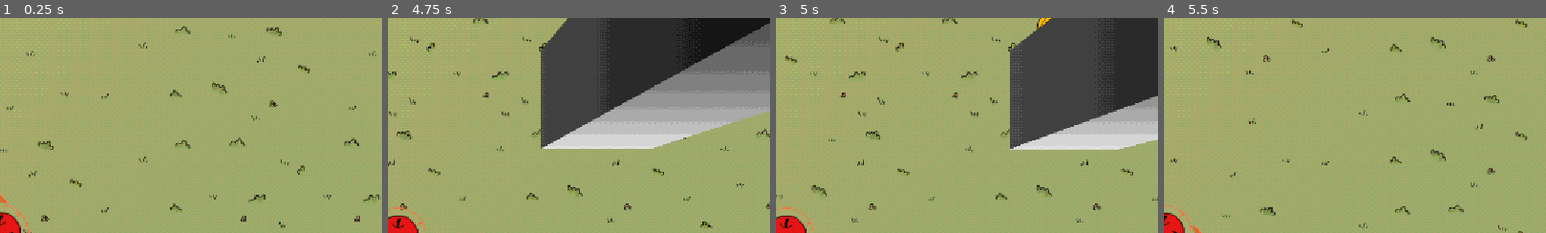
Above: before the commit, frames 1-4 (left to right).
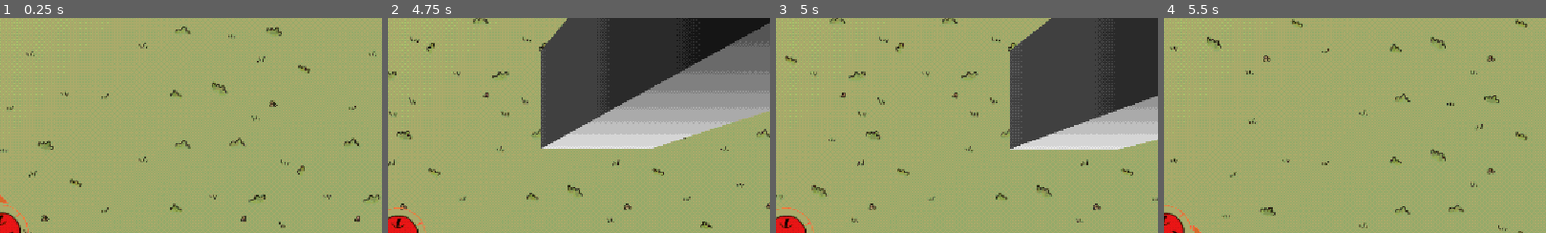
Above: after the commit, the same moments.

Repository: CasualShrub/arrow-head
Game: Godot game, scene res://scenes/levels/level_5.tscn
The game is run twice, just before and just after one commit, with the same random seed, the same clock (stepped at 60 frames per second) and the same inputs. This scene is started directly instead of the project's main scene. Sound files missing from this copy of the repository are replaced by a short silence.
Inputs (mouse positions are % of the whole screen's width and height, from its top left):
- Up to frame 1 (0.25 s): no input
- Up to frame 2 (4.75 s): tap Enter at 0.5 s; move the mouse to (72, 45) at 0.52 s; hold D (move_right) 0.53-1.28 s; hold Space (fire) 0.53-1.28 s; move the mouse to (30, 55) at 1.27 s; hold S (move_down) 1.28-2.03 s; tap Space (fire) at 1.35, 2.85, 4.55 s; move the mouse to (60, 28) at 2.02 s; hold D (move_right) 2.03-2.78 s; hold Space (fire) 2.03-2.78 s; tap R at 2.1, 4.35 s; move the mouse to (45, 70) at 2.77 s; hold W (move_up) 2.78-3.53 s; move the mouse to (80, 65) at 3.52 s; hold Space (fire) 3.53-4.28 s; hold A (move_left) from 3.53 s (still down); move the mouse to (20, 35) at 4.27 s
- Up to frame 3 (5 s): keep holding A (move_left)
- Up to frame 4 (5.5 s): move the mouse to (55, 50) at 5.02 s; release A (move_left) at 5.03 s; hold S (move_down) from 5.03 s (still down); hold Space (fire) from 5.03 s (still down)
The pictures show only the part of the screen within x 50-100%, y 0-50%; the shares and areas given below are measured in that part.

Frames 1-2 are identical in both runs. In frame 3, 0.1% of the frame differs, in the area x 68-72%, y 0-6%; in frame 4, nothing differs.

Commit message:
lv 4 5 changes, fire and frost enemies (sprite and arrow pattern put together)

Diff:
--- a/scenes/enemies/enemy_bananarotten.tscn
+++ b/scenes/enemies/enemy_bananarotten.tscn
@@ -2,8 +2,26 @@
 
 [ext_resource type="PackedScene" uid="uid://b8rs35o7f45v0" path="res://scenes/enemies/enemy.tscn" id="1_tn6su"]
 [ext_resource type="SpriteFrames" uid="uid://c7kn4in7r1h6v" path="res://sprite_frames/bananarotten_frames.tres" id="2_2ktxe"]
+[ext_resource type="Script" uid="uid://d04k7pxjd2u24" path="res://scripts/arrow_pattern.gd" id="2_t6ai2"]
+[ext_resource type="Script" uid="uid://r4qbgt6it8lb" path="res://scripts/firing_instance.gd" id="3_ek4vn"]
+[ext_resource type="PackedScene" uid="uid://byh737vkctruq" path="res://scenes/arrows/arrow_fire.tscn" id="4_2b6tm"]
+
+[sub_resource type="Resource" id="Resource_asjij"]
+script = ExtResource("3_ek4vn")
+type = ExtResource("4_2b6tm")
+starting_delay = 0.1
+instance_delay = 0.1
+metadata/_custom_type_script = "uid://r4qbgt6it8lb"
+
+[sub_resource type="Resource" id="Resource_0dieb"]
+script = ExtResource("2_t6ai2")
+recovery = 2.0
+instances = Array[ExtResource("3_ek4vn")]([SubResource("Resource_asjij")])
+metadata/_custom_type_script = "uid://d04k7pxjd2u24"
 
 [node name="Enemy" unique_id=71488470 instance=ExtResource("1_tn6su")]
+patterns = Array[ExtResource("2_t6ai2")]([SubResource("Resource_0dieb")])
+alwayds_alert = false
 
 [node name="Sprite" parent="." index="5" unique_id=1091610106]
 sprite_frames = ExtResource("2_2ktxe")
--- /dev/null
+++ b/scenes/enemies/enemy_bananarotten_line.tscn
@@ -0,0 +1,24 @@
+[gd_scene format=3 uid="uid://c5i7j0ac0apq"]
+
+[ext_resource type="PackedScene" uid="uid://db0ry36fopb12" path="res://scenes/enemies/enemy_bananarotten.tscn" id="1_763f7"]
+[ext_resource type="Script" uid="uid://d04k7pxjd2u24" path="res://scripts/arrow_pattern.gd" id="2_t034d"]
+[ext_resource type="Script" uid="uid://r4qbgt6it8lb" path="res://scripts/firing_instance.gd" id="3_p4p3l"]
+[ext_resource type="PackedScene" uid="uid://byh737vkctruq" path="res://scenes/arrows/arrow_fire.tscn" id="4_ouoal"]
+
+[sub_resource type="Resource" id="Resource_iv3c4"]
+script = ExtResource("3_p4p3l")
+type = ExtResource("4_ouoal")
+starting_delay = 0.1
+instance_delay = 0.1
+count = 3
+max_count = 5
+metadata/_custom_type_script = "uid://r4qbgt6it8lb"
+
+[sub_resource type="Resource" id="Resource_xnm8p"]
+script = ExtResource("2_t034d")
+recovery = 4.0
+instances = Array[ExtResource("3_p4p3l")]([SubResource("Resource_iv3c4")])
+metadata/_custom_type_script = "uid://d04k7pxjd2u24"
+
+[node name="Enemy" unique_id=71488470 instance=ExtResource("1_763f7")]
+patterns = Array[ExtResource("2_t034d")]([SubResource("Resource_xnm8p")])
--- a/scenes/enemies/enemy_bananaunripe.tscn
+++ b/scenes/enemies/enemy_bananaunripe.tscn
@@ -1,12 +1,27 @@
 [gd_scene format=3 uid="uid://kwovebw0p15w"]
 
 [ext_resource type="PackedScene" uid="uid://b8rs35o7f45v0" path="res://scenes/enemies/enemy.tscn" id="1_7ifjg"]
+[ext_resource type="Script" uid="uid://d04k7pxjd2u24" path="res://scripts/arrow_pattern.gd" id="2_1j3h3"]
 [ext_resource type="SpriteFrames" uid="uid://dq7pl0h6fmit4" path="res://sprite_frames/bananaunripe_frames.tres" id="2_o72bl"]
+[ext_resource type="Script" uid="uid://r4qbgt6it8lb" path="res://scripts/firing_instance.gd" id="3_77x10"]
+[ext_resource type="PackedScene" uid="uid://5ljerioubp6c" path="res://scenes/arrows/arrow_frost.tscn" id="4_8hwpc"]
+
+[sub_resource type="Resource" id="Resource_3bk7b"]
+script = ExtResource("3_77x10")
+type = ExtResource("4_8hwpc")
+starting_delay = 0.1
+instance_delay = 0.1
+metadata/_custom_type_script = "uid://r4qbgt6it8lb"
+
+[sub_resource type="Resource" id="Resource_ej4yd"]
+script = ExtResource("2_1j3h3")
+recovery = 2.0
+instances = Array[ExtResource("3_77x10")]([SubResource("Resource_3bk7b")])
+metadata/_custom_type_script = "uid://d04k7pxjd2u24"
 
 [node name="Enemy" unique_id=71488470 instance=ExtResource("1_7ifjg")]
+patterns = Array[ExtResource("2_1j3h3")]([SubResource("Resource_ej4yd")])
+alwayds_alert = false
 
 [node name="Sprite" parent="." index="5" unique_id=1091610106]
 sprite_frames = ExtResource("2_o72bl")
-animation = &"default"
-frame = 0
-frame_progress = 0.0
--- /dev/null
+++ b/scenes/enemies/enemy_bananaunripe_spray.tscn
@@ -0,0 +1,26 @@
+[gd_scene format=3 uid="uid://b0566e6bt2wnb"]
+
+[ext_resource type="PackedScene" uid="uid://kwovebw0p15w" path="res://scenes/enemies/enemy_bananaunripe.tscn" id="1_iajye"]
+[ext_resource type="Script" uid="uid://d04k7pxjd2u24" path="res://scripts/arrow_pattern.gd" id="2_gyeh6"]
+[ext_resource type="Script" uid="uid://r4qbgt6it8lb" path="res://scripts/firing_instance.gd" id="3_du53g"]
+[ext_resource type="PackedScene" uid="uid://5ljerioubp6c" path="res://scenes/arrows/arrow_frost.tscn" id="4_uc03e"]
+
+[sub_resource type="Resource" id="Resource_0q10s"]
+script = ExtResource("3_du53g")
+type = ExtResource("4_uc03e")
+starting_delay = 0.1
+instance_delay = 0.1
+count = 3
+max_count = 5
+spread = 2.0
+max_spread = 2.5
+metadata/_custom_type_script = "uid://r4qbgt6it8lb"
+
+[sub_resource type="Resource" id="Resource_3p4vv"]
+script = ExtResource("2_gyeh6")
+recovery = 2.5
+instances = Array[ExtResource("3_du53g")]([SubResource("Resource_0q10s")])
+metadata/_custom_type_script = "uid://d04k7pxjd2u24"
+
+[node name="Enemy" unique_id=71488470 instance=ExtResource("1_iajye")]
+patterns = Array[ExtResource("2_gyeh6")]([SubResource("Resource_3p4vv")])
--- a/scenes/levels/level_4.tscn
+++ b/scenes/levels/level_4.tscn
@@ -23,13 +23,23 @@
 
 [node name="Enemy" parent="SubViewportContainer/SubViewport/World/Enemies" parent_id_path=PackedInt32Array(1185931971) index="0" unique_id=71488470 instance=ExtResource("3_w6h2s")]
 transform = Transform3D(1, 0, 0, 0, 1, 0, 0, 0, 1, 31.732197, -0.14855027, 10.668597)
+alwayds_alert = false
 
-[node name="Floor" parent="SubViewportContainer/SubViewport/World" parent_id_path=PackedInt32Array(1589957074) index="2" unique_id=1674034061]
+[node name="Enemy3" parent="SubViewportContainer/SubViewport/World/Enemies" parent_id_path=PackedInt32Array(1185931971) index="1" unique_id=1132135470 instance=ExtResource("5_anwe6")]
+transform = Transform3D(0.2215712, 0, 0.9751442, 0, 1, 0, -0.9751442, 0, 0.2215712, 32.39117, 0, 30.13918)
+
+[node name="Enemy2" parent="SubViewportContainer/SubViewport/World/Enemies" parent_id_path=PackedInt32Array(1185931971) index="2" unique_id=966886719 instance=ExtResource("5_anwe6")]
+transform = Transform3D(1, 0, 0, 0, 1, 0, 0, 0, 1, 19.412868, 0, 11.099)
+
+[node name="Enemy4" parent="SubViewportContainer/SubViewport/World/Enemies" parent_id_path=PackedInt32Array(1185931971) index="3" unique_id=1863580929 instance=ExtResource("5_anwe6")]
+transform = Transform3D(1, 0, 0, 0, 1, 0, 0, 0, 1, 16.35093, 0, 27.914917)
+
+[node name="CameraPivot" parent="SubViewportContainer/SubViewport/World" parent_id_path=PackedInt32Array(1589957074) index="2" unique_id=1563753267]
+transform = Transform3D(1, 0, 0, 0, -4.371139e-08, 1, 0, -1, -4.371139e-08, 32.7256, 3.7000048, 6.8834505)
+
+[node name="Floor" parent="SubViewportContainer/SubViewport/World" parent_id_path=PackedInt32Array(1589957074) index="5" unique_id=1674034061]
 material = ExtResource("3_rej77")
 script = null
-
-[node name="CameraPivot" parent="SubViewportContainer/SubViewport/World" parent_id_path=PackedInt32Array(1589957074) index="3" unique_id=1563753267]
-transform = Transform3D(1, 0, 0, 0, -4.371139e-08, 1, 0, -1, -4.371139e-08, 32.7256, 3.7000048, 6.8834505)
 
 [node name="Borders" type="Node3D" parent="SubViewportContainer/SubViewport/World" parent_id_path=PackedInt32Array(1589957074) index="6" unique_id=28152082]
 transform = Transform3D(1, 0, 0, 0, 1, 0, 0, 0, 1, -5.838967, 0, 6.49942)
@@ -139,13 +149,4 @@
 [node name="Enemy2_PatrolPoints#Marker3D3" type="Marker3D" parent="." index="2" unique_id=64993886]
 transform = Transform3D(1, 0, 0, 0, 1, 0, 0, 0, 1, 1.786171, 0, 1.6545563)
 
-[node name="Enemy3" parent="." index="5" unique_id=1132135470 instance=ExtResource("5_anwe6")]
-transform = Transform3D(0.2215712, 0, 0.9751442, 0, 1, 0, -0.9751442, 0, 0.2215712, 32.39117, 0, 30.13918)
-
-[node name="Enemy" parent="." index="6" unique_id=966886719 instance=ExtResource("5_anwe6")]
-transform = Transform3D(1, 0, 0, 0, 1, 0, 0, 0, 1, 19.412868, 0, 11.099)
-
-[node name="Enemy2" parent="." index="7" unique_id=1863580929 instance=ExtResource("5_anwe6")]
-transform = Transform3D(1, 0, 0, 0, 1, 0, 0, 0, 1, 16.35093, 0, 27.914917)
-
-[editable path="Enemy2"]
+[editable path="SubViewportContainer/SubViewport/World/Enemies/Enemy4"]
--- a/scenes/levels/level_5.tscn
+++ b/scenes/levels/level_5.tscn
@@ -2,8 +2,8 @@
 
 [ext_resource type="PackedScene" uid="uid://b6c1h2si8ob6l" path="res://scenes/levels/encounter.tscn" id="1_r1vs7"]
 [ext_resource type="Shader" uid="uid://buv2tktnh5ufo" path="res://shaders/fade.gdshader" id="2_845dy"]
-[ext_resource type="PackedScene" uid="uid://b0oe035w4gdhc" path="res://scenes/enemies/enemy_fire_line.tscn" id="3_laj7o"]
-[ext_resource type="PackedScene" uid="uid://sxe0iltyolnn" path="res://scenes/enemies/enemy_frost_spray.tscn" id="4_fi56y"]
+[ext_resource type="PackedScene" uid="uid://c5i7j0ac0apq" path="res://scenes/enemies/enemy_bananarotten_line.tscn" id="2_laj7o"]
+[ext_resource type="PackedScene" uid="uid://b0566e6bt2wnb" path="res://scenes/enemies/enemy_bananaunripe_spray.tscn" id="3_fi56y"]
 
 [sub_resource type="ShaderMaterial" id="ShaderMaterial_845dy"]
 render_priority = 0
@@ -17,19 +17,27 @@
 [node name="Player" parent="SubViewportContainer/SubViewport/World" parent_id_path=PackedInt32Array(1589957074) index="0" unique_id=508579643]
 transform = Transform3D(1, 0, 0, 0, 1, 0, 0, 0, 1, 25.441023, 0, 35.128433)
 
-[node name="Enemy" parent="SubViewportContainer/SubViewport/World/Enemies" parent_id_path=PackedInt32Array(1185931971) index="0" unique_id=568196954 instance=ExtResource("3_laj7o")]
-transform = Transform3D(1, 0, 0, 0, 1, 0, 0, 0, 1, 29.780247, -0.16485092, 27.303015)
+[node name="Enemy" parent="SubViewportContainer/SubViewport/World/Enemies" parent_id_path=PackedInt32Array(1185931971) index="0" unique_id=71488470 instance=ExtResource("2_laj7o")]
+transform = Transform3D(1, 0, 0, 0, 1, 0, 0, 0, 1, 20.222813, 0, 0.5231265)
+combat_speed = 0.0
+combat_strafe_speed = 0.0
 
-[node name="Enemy2" parent="SubViewportContainer/SubViewport/World/Enemies" parent_id_path=PackedInt32Array(1185931971) index="1" unique_id=1363556378 instance=ExtResource("3_laj7o")]
-transform = Transform3D(1, 0, 0, 0, 1, 0, 0, 0, 1, 29.780247, -0.16485092, 9.442915)
+[node name="Enemy2" parent="SubViewportContainer/SubViewport/World/Enemies" parent_id_path=PackedInt32Array(1185931971) index="1" unique_id=1119561471 instance=ExtResource("2_laj7o")]
+transform = Transform3D(1, 0, 0, 0, 1, 0, 0, 0, 1, 20.222813, 0, 18.230883)
+combat_speed = 0.0
+combat_strafe_speed = 0.0
 
-[node name="Enemy3" parent="SubViewportContainer/SubViewport/World/Enemies" parent_id_path=PackedInt32Array(1185931971) index="2" unique_id=96558035 instance=ExtResource("4_fi56y")]
-transform = Transform3D(1, 0, 0, 0, 1, 0, 0, 0, 1, 20.077156, 0, 18.320824)
+[node name="Enemy3" parent="SubViewportContainer/SubViewport/World/Enemies" parent_id_path=PackedInt32Array(1185931971) index="2" unique_id=794098500 instance=ExtResource("3_fi56y")]
+transform = Transform3D(1, 0, 0, 0, 1, 0, 0, 0, 1, 30.01908, 0, 27.298553)
+combat_speed = 0.0
+combat_strafe_speed = 0.0
 
-[node name="Enemy4" parent="SubViewportContainer/SubViewport/World/Enemies" parent_id_path=PackedInt32Array(1185931971) index="3" unique_id=1070854907 instance=ExtResource("4_fi56y")]
-transform = Transform3D(1, 0, 0, 0, 1, 0, 0, 0, 1, 20.077156, 0, 0.53522015)
+[node name="Enemy4" parent="SubViewportContainer/SubViewport/World/Enemies" parent_id_path=PackedInt32Array(1185931971) index="3" unique_id=1651061786 instance=ExtResource("3_fi56y")]
+transform = Transform3D(1, 0, 0, 0, 1, 0, 0, 0, 1, 30.01908, 0, 9.422281)
+combat_speed = 0.0
+combat_strafe_speed = 0.0
 
-[node name="CameraPivot" parent="SubViewportContainer/SubViewport/World" parent_id_path=PackedInt32Array(1589957074) index="3" unique_id=1563753267]
+[node name="CameraPivot" parent="SubViewportContainer/SubViewport/World" parent_id_path=PackedInt32Array(1589957074) index="2" unique_id=1563753267]
 transform = Transform3D(1, 0, 0, 0, -4.371139e-08, 1, 0, -1, -4.371139e-08, 25.441023, 3.7000048, 35.128433)
 
 [node name="some hallway" type="Node3D" parent="." index="2" unique_id=1966035763]
--- a/scripts/enemy.gd
+++ b/scripts/enemy.gd
@@ -352,7 +352,7 @@
 	_recovery.start()
 	var p = get_parent()
 	for e in p.get_children():
-		if e.global_position.distance_to(global_position) < 10.0 and not e.sus.is_alert():
+		if e.global_position.distance_to(global_position) < 20.0 and not e.sus.is_alert():
 			e.sus.baka(1.1)
 
 func _on_health_changed() -> void:
